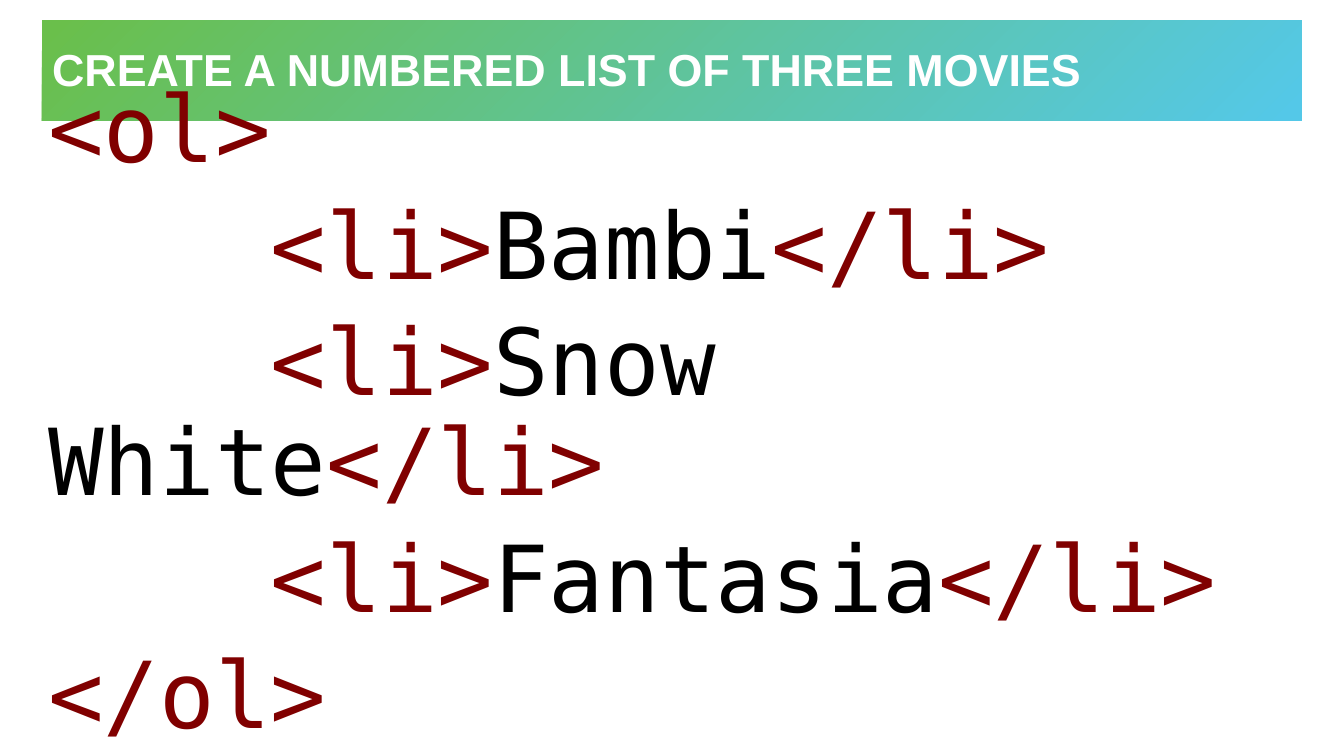
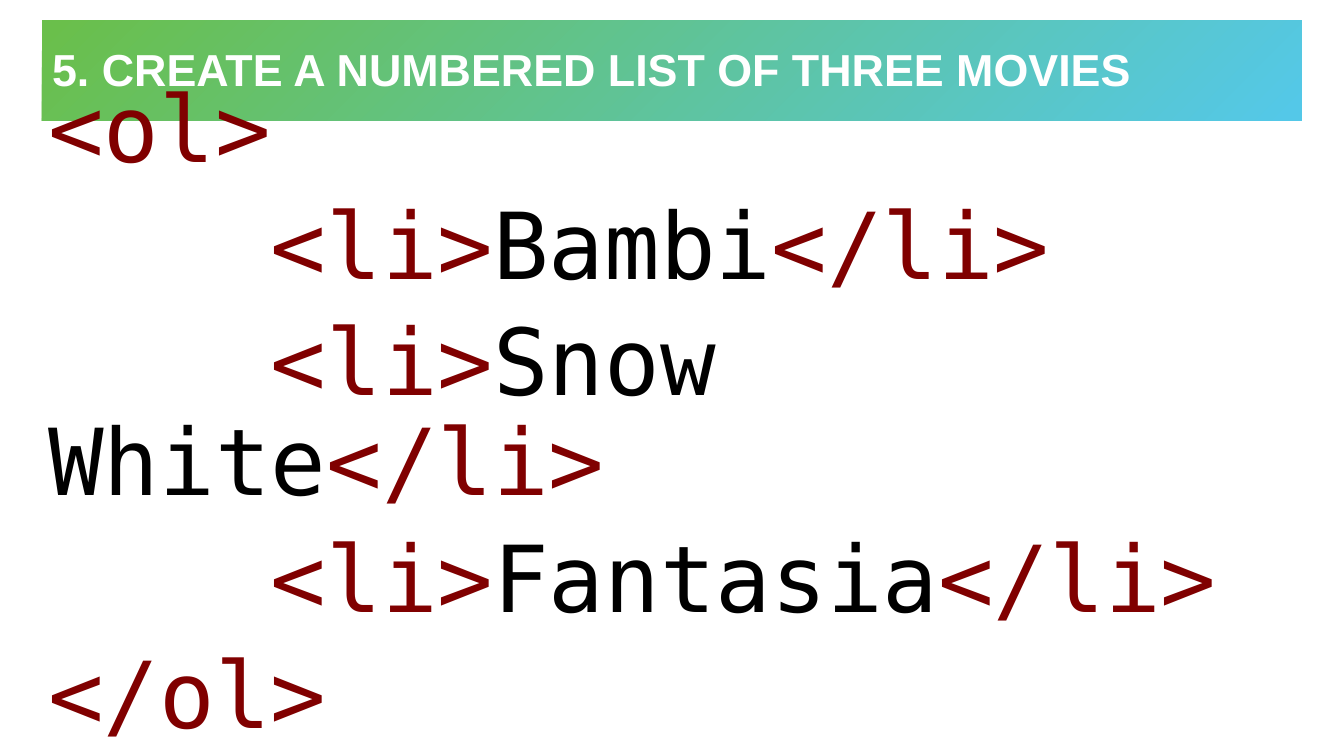
Before and after one commit to hytechclub/web-101, a slide deck: slide 7 of Week06/HtmlCssReviewActivity.pptx (slide 6 before the commit). Drawn at 1344x756 pixels with LibreOffice and Linux fonts; fonts in the diff are those of the drawing. Boxes give left, top, right and bottom in pixels: in the first picture for what was removed or moved away, otherwise in the second. Text is boxed around its words. In the diff, an @@ line names an element or a change of style, - is before the commit and + after.

```diff
--- a/Week06/HtmlCssReviewActivity.pptx
+++ b/Week06/HtmlCssReviewActivity.pptx
@@ title at box(52, 54, 1130, 95): text changed @@
-CREATE A NUMBERED LIST OF THREE MOVIES
+5. CREATE A NUMBERED LIST OF THREE MOVIES
```
Also in this commit, not shown: 12 other slides changed, 1 slide added.
